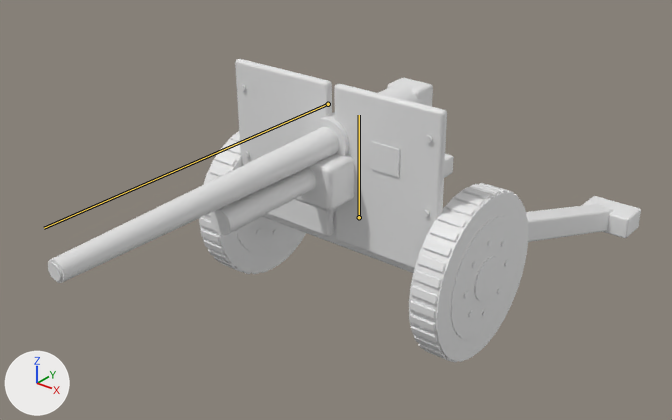
The glTF model public/models/land/artillery-lod0.glb, before and after one commit.
Both versions are drawn from a 50 mm camera at (3.6, -4.77, 3.65) aimed at (-0.06, -0.19, 0.81). Every picture has the same lights, and +X, +Y and +Z are marked at lower left. The older version comes first. Both versions are drawn at frame 10 of the action 'Fire'; the numbers are the values there. The bones that change are drawn over the model as lines.

The first picture shows 'Ironfronts_artillery.001'.
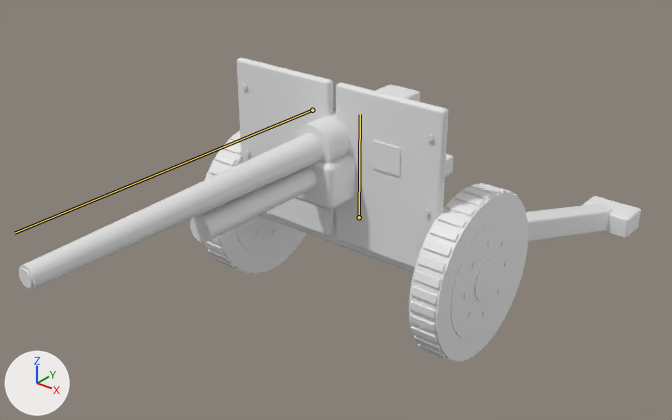
What changed in the scene script:
```text
Change bone_hull:
    where bone_hull = bpy.data.objects['Ironfronts_Rig'].pose.bones['Hull']  # child of 'Root'
    bone_hull.rotation_quaternion: (1.0, 0.007, 0.0, 0.0) -> (1.0, 0.0, 0.0, 0.0)  # degrees (1, 0, 0) -> degrees (0, 0, 0)
Change bone_gun:
    where bone_gun = bpy.data.objects['Ironfronts_Rig'].pose.bones['Gun']  # child of 'Turret'
    bone_gun.location: (0.0, -0.17, 0.0) -> (0.0, 0.0, 0.0)
```

Changed parts and their boxes [x1, y1, x2, y2] in the pictures (672 x 420 px):
'Ironfronts_artillery.001', posed: before [48, 59, 641, 362]; after [19, 58, 641, 362]
bone 'Hull', root to tip: before (359, 217) to (359, 115); after (359, 217) to (360, 114)
bone 'Gun', root to tip: before (328, 104) to (44, 228); after (312, 110) to (14, 233)
